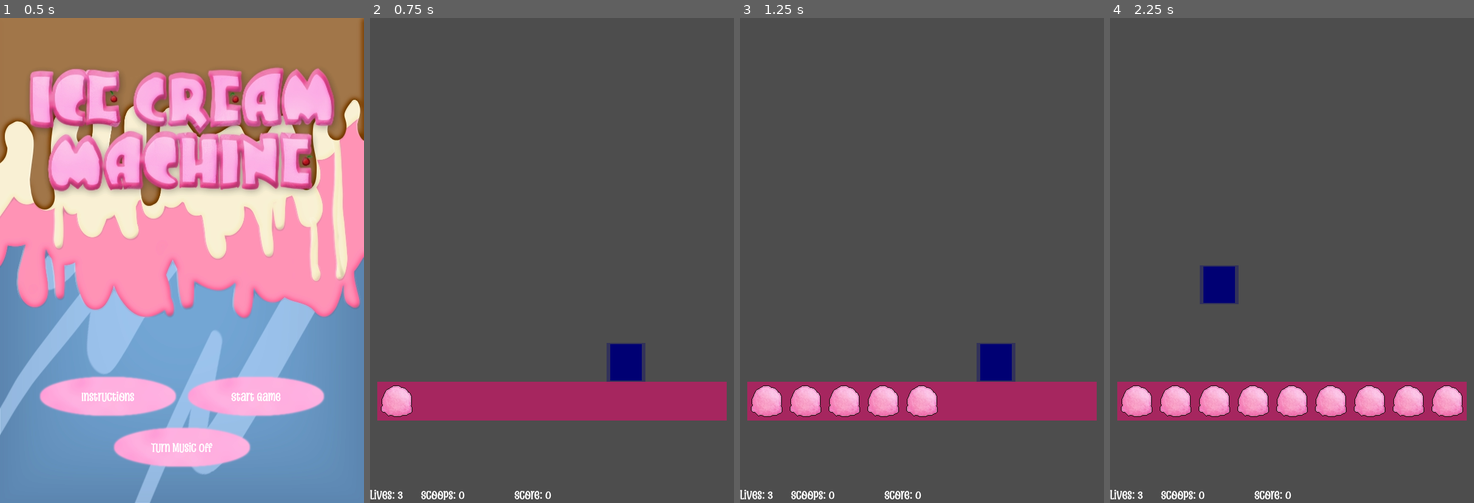
Above: before the commit, frames 1-4 (left to right).
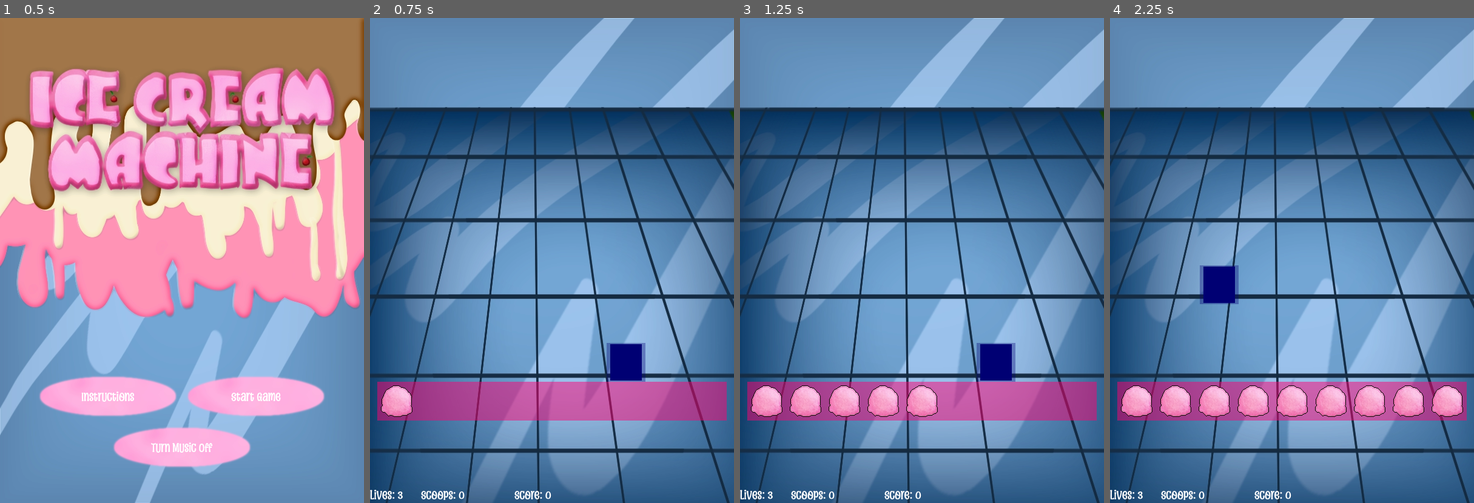
Above: after the commit, the same moments.

Repository: pjpollina/neo-icecream
Game: Godot game, scene res://game_objects/main_menu.tscn
Same seed, same stepped clock (60 frames per second), same inputs: the game is played once before the commit and once after it. Sound files missing from this copy of the repository are replaced by a short silence.
Inputs (mouse positions are in pixels of both pictures, inside the frame that each line leads up to):
- Up to frame 1 (0.5 s): no input
- Up to frame 2 (0.75 s): click "Start Game" at 0.5 s
- Up to frame 3 (1.25 s): no input
- Up to frame 4 (2.25 s): move the mouse to (1372, 236) at 1.27 s; click (1372, 236) at 1.42 s; tap Enter at 2 s; move the mouse to (1219, 284) at 2.02 s; click (1219, 284) at 2.17 s

Frame 1 is identical in both runs. In frame 2, 99% of the frame differs, in the area x 0-100%, y 0-100%; in frame 3, 97%; in frame 4, 95%.

Commit message:
Added background

Diff:
--- a/game_objects/game.tscn
+++ b/game_objects/game.tscn
@@ -1,13 +1,18 @@
-[gd_scene load_steps=5 format=3 uid="uid://1ejqjyno13gk"]
+[gd_scene load_steps=6 format=3 uid="uid://1ejqjyno13gk"]
 
 [ext_resource type="PackedScene" path="res://game_objects/player.tscn" id="1_ev5gp"]
 [ext_resource type="Script" path="res://game_objects/game.gd" id="1_sqkp8"]
+[ext_resource type="Texture2D" uid="uid://puu7tsir00m3" path="res://assets/background.webp" id="2_db4bk"]
 [ext_resource type="PackedScene" path="res://game_objects/shooter.tscn" id="4_rencn"]
 
 [sub_resource type="PlaceholderTexture2D" id="PlaceholderTexture2D_ubhh4"]
 
 [node name="Game" type="Node"]
 script = ExtResource("1_sqkp8")
+
+[node name="Background" type="Sprite2D" parent="."]
+texture = ExtResource("2_db4bk")
+centered = false
 
 [node name="Player" parent="." instance=ExtResource("1_ev5gp")]
 
Binary file added: assets/background.webp
